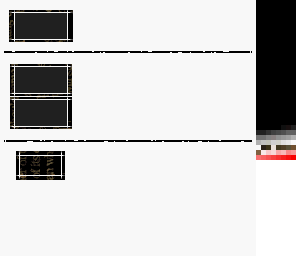
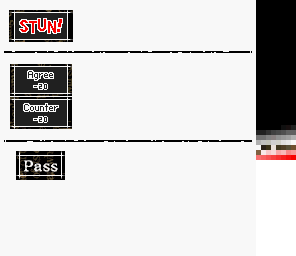
Layer changes from the first w=296, h=256 image to the second:
painted on "Layer 1" over 14, 18, 63, 172
